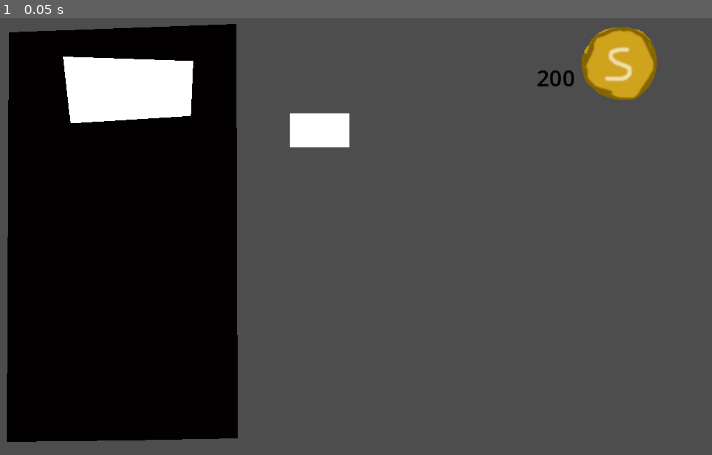
Above: before the commit, frame 1.
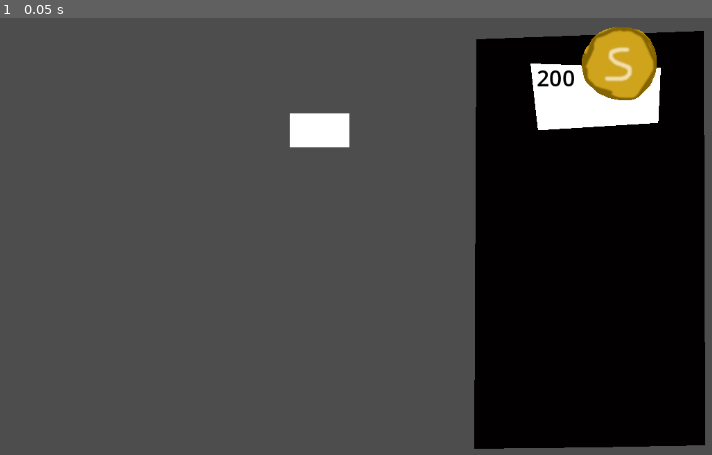
Above: after the commit, the same moment.

Repository: StephenMiner/gambling-proj
Game: Godot game, scene res://node_2d.tscn
Two runs of this game, one before a commit and one after it. Both use one fixed random seed, a clock stepped at 60 frames per second and the inputs below.
Inputs:
- Up to frame 1 (0.05 s): no input

The runs differ from the first frame. In frame 1, 59% of the frame differs, in the area x 0-100%, y 1-99%.

Commit message:
Adjust lever position

Diff:
--- a/node_2d.tscn
+++ b/node_2d.tscn
@@ -17,7 +17,7 @@
 script = ExtResource("1_q6r6c")
 
 [node name="Handle" type="Area2D" parent="." unique_id=2029358317]
-position = Vector2(266, 128)
+position = Vector2(940, 138)
 script = ExtResource("2_q6r6c")
 
 [node name="CollisionShape2D" type="CollisionShape2D" parent="Handle" unique_id=1148572763]
@@ -32,7 +32,7 @@
 polygon = PackedVector2Array(645, 205, 749, 211, 747, 285, 651, 295)
 
 [node name="Rail" type="Area2D" parent="." unique_id=1294633678]
-position = Vector2(288, 402)
+position = Vector2(962, 412)
 
 [node name="CollisionShape2D" type="CollisionShape2D" parent="Rail" unique_id=2009195340]
 position = Vector2(3, -72.5)
@@ -74,6 +74,7 @@
 metadata/_edit_use_anchors_ = true
 
 [node name="ColorRect" type="ColorRect" parent="Area2D" unique_id=2091917271]
+visible = false
 z_index = 4
 offset_left = -314.0
 offset_top = -47.0
@@ -82,6 +83,7 @@
 script = ExtResource("3_kdubu")
 
 [node name="ColorRect" type="ColorRect" parent="." unique_id=1030411001]
+visible = false
 z_index = 2
 offset_right = 1152.0
 offset_bottom = 653.0
